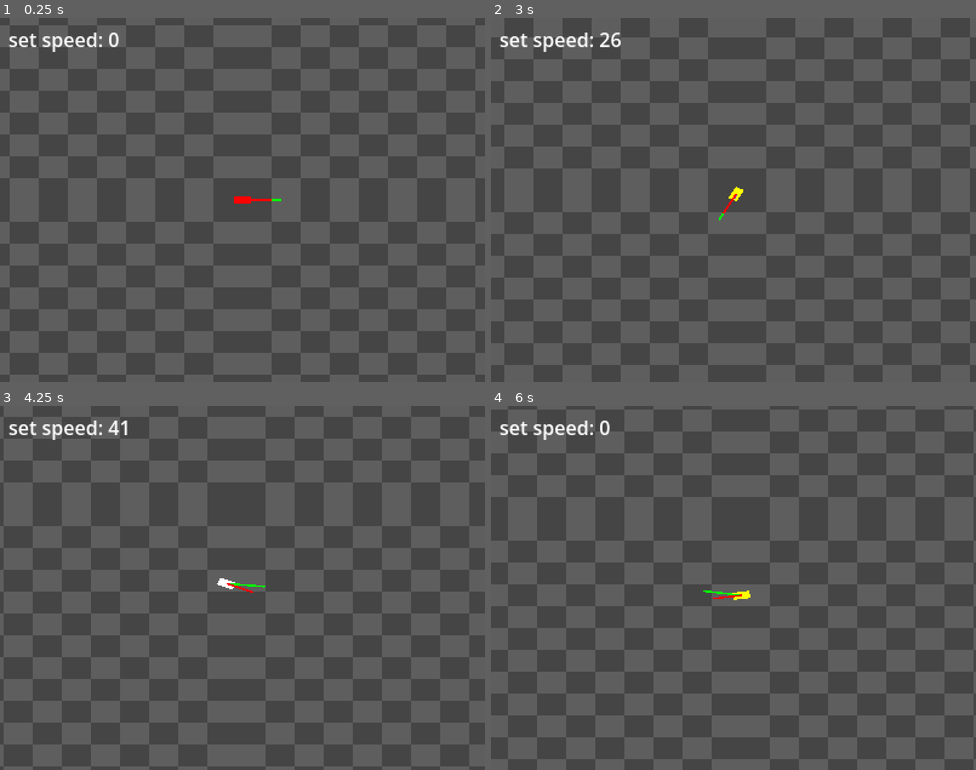
Above: before the commit, frames 1-4 (two rows, left to right).
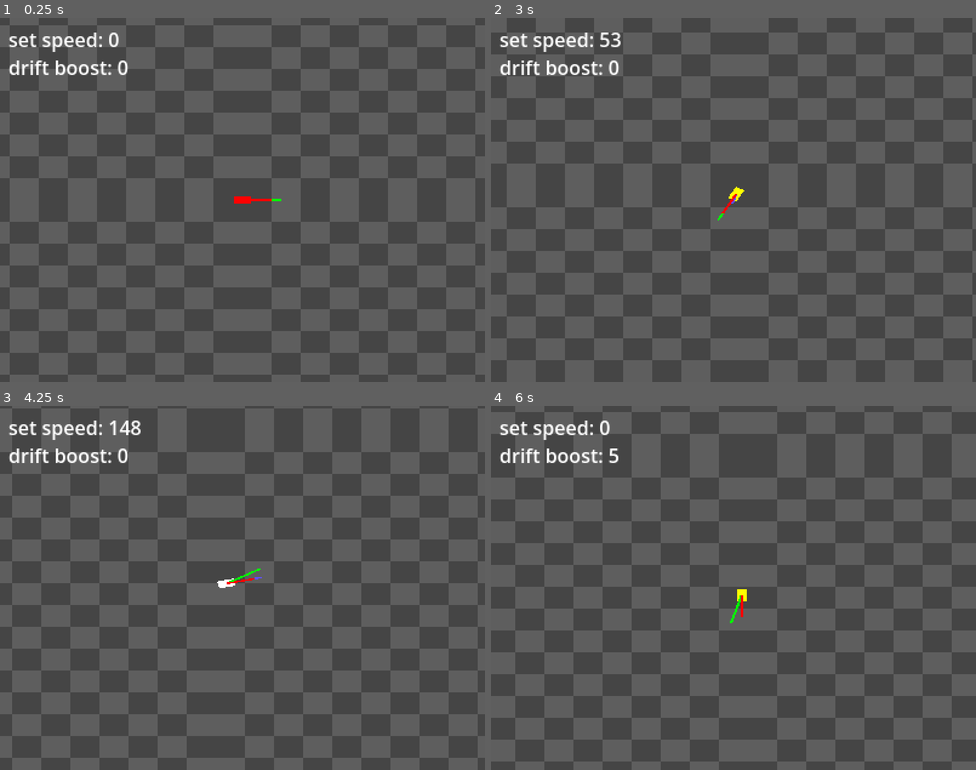
Above: after the commit, the same moments.

Repository: kaiakairos/yeehawDrive
Game: Godot game, scene res://object_scenes/player/playerCar.tscn
Same seed, same stepped clock (60 frames per second), same inputs: the game is played once before the commit and once after it. The project has no main scene, so this scene is started directly.
Inputs (mouse positions are in pixels of both pictures, inside the frame that each line leads up to):
- Up to frame 1 (0.25 s): no input
- Up to frame 2 (3 s): tap Enter at 0.5, 2 s; move the mouse to (840, 181) at 0.52 s; hold D (turnRight) 0.53-1.28 s; hold Space (hop) 0.53-1.28 s; move the mouse to (636, 218) at 1.27 s; hold S (brake) 1.28-2.03 s; tap Space (hop) at 1.35, 1.52, 1.82, 2.85 s; move the mouse to (782, 119) at 2.02 s; hold D (turnRight) 2.03-2.78 s; hold Space (hop) 2.03-2.78 s; move the mouse to (709, 272) at 2.77 s; hold W (accelerate) from 2.78 s (still down)
- Up to frame 3 (4.25 s): tap Space (hop) at 3.02, 3.32 s; move the mouse to (388, 642) at 3.52 s; release W (accelerate) at 3.53 s; hold A (turnLeft) from 3.53 s (still down); hold Space (hop) from 3.53 s (still down)
- Up to frame 4 (6 s): move the mouse to (588, 533) at 4.27 s; release Space (hop) at 4.28 s; tap Space (hop) at 4.35, 4.52, 4.82, 5.85 s; move the mouse to (757, 588) at 5.02 s; release A (turnLeft) at 5.03 s; hold S (brake) 5.03-5.78 s; hold Space (hop) 5.03-5.78 s; tap Enter at 5.75 s; move the mouse to (660, 497) at 5.77 s; hold D (turnRight) from 5.78 s (still down)

The runs differ from the first frame. In frame 1, 0.4% of the frame differs, in the area x 1-27%, y 11-16%; in frame 2, 25%; in frame 3, 48%; in frame 4, 63%, in the area x 0-100%, y 0-100%.

Commit message:
feeling good
i think

Diff:
--- a/object_scenes/player/playerCar.tscn
+++ b/object_scenes/player/playerCar.tscn
@@ -65,3 +65,10 @@
 offset_right = -110.0
 offset_bottom = -121.0
 text = "set speed: "
+
+[node name="dash" type="Label" parent="Camera2D" unique_id=1566725448]
+offset_left = -193.0
+offset_top = -121.0
+offset_right = -110.0
+offset_bottom = -98.0
+text = "drift boost: 0"
--- a/object_scenes/player/player_car.gd
+++ b/object_scenes/player/player_car.gd
@@ -10,7 +10,7 @@
 
 var currentSpeed :float = 0.0
 var maxSpeed :float = 400.0
-var absoluteMaxSpeed :float = 800.0
+var absoluteMaxSpeed :float = 1000.0
 
 var tractionLimitDot :float = 0.6
 
@@ -42,11 +42,11 @@
 			if Input.is_action_pressed("accelerate"):
 				currentSpeed = min(currentSpeed,absoluteMaxSpeed)
 				if currentSpeed < maxSpeed:
-					currentSpeed = move_toward(currentSpeed,maxSpeed,delta*400.0)
+					currentSpeed = move_toward(currentSpeed,maxSpeed,delta*800.0)
 				else:
-					currentSpeed = move_toward(currentSpeed,maxSpeed,delta*100.0)
+					currentSpeed = move_toward(currentSpeed,maxSpeed,delta*10.0)
 			elif Input.is_action_pressed("brake"):
-				currentSpeed = move_toward(currentSpeed,0.0,delta*500.0)
+				currentSpeed = move_toward(currentSpeed,0.0,delta*800.0)
 			else:
 				currentSpeed = move_toward(currentSpeed,0.0,delta*100.0)
 
@@ -63,8 +63,9 @@
 			else:
 				if Input.is_action_pressed("hop"):
 					trueVelocity = trueVelocity.move_toward(carDirection.normalized() * currentSpeed,delta*600.0)
+					trueVelocity += trueVelocity * 0.005 * (1.0 - abs(dot))
 				else:
-					trueVelocity = trueVelocity.move_toward(carDirection.normalized() * currentSpeed,delta*1800.0)
+					trueVelocity = trueVelocity.move_toward(carDirection.normalized() * currentSpeed,delta*2500.0)
 				$SpriteGroup/rotationOrigin/ColorRect.color = Color.RED
 				drifting = true
 				driftboost += (8.0 * (1.0 - abs(dot))) * min(currentSpeed / maxSpeed,1.0)
@@ -116,6 +117,8 @@
 
 func updateDebugLabels() -> void:
 	$Camera2D/speed.text = "set speed: " + str(int(currentSpeed))
+	if driftboost != 0:
+		$Camera2D/dash.text = "drift boost: " + str(int(driftboost))
 
 func placeCamera() -> void:
 	$Camera2D.position = get_local_mouse_position() * Vector2(1.0,0.75) * 0.1
